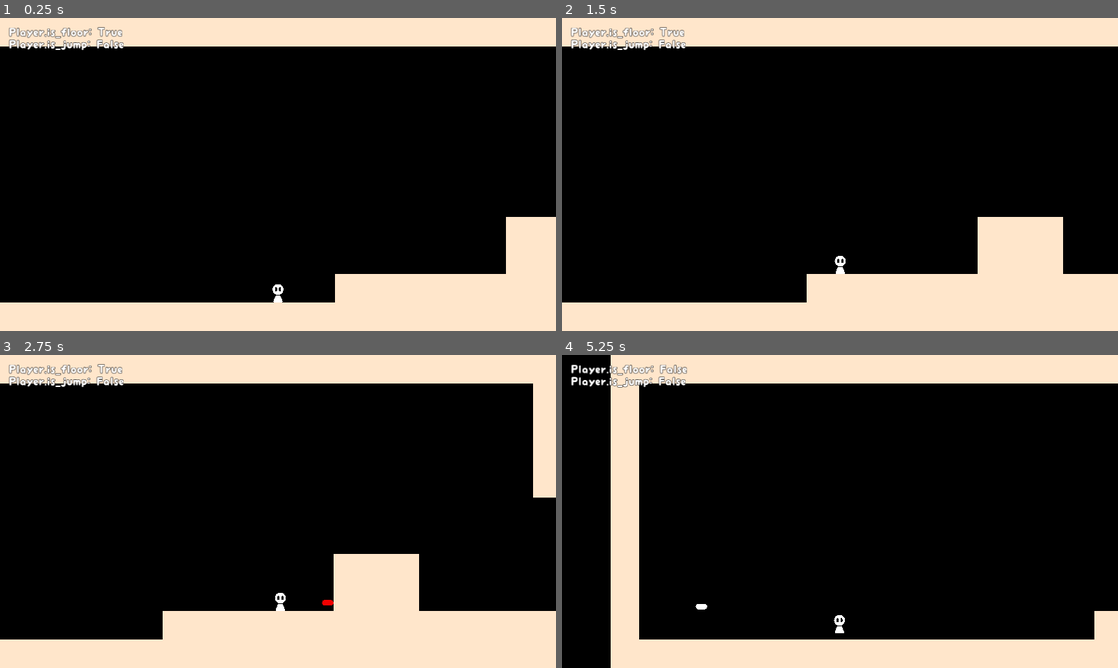
Above: before the commit, frames 1-4 (two rows, left to right).
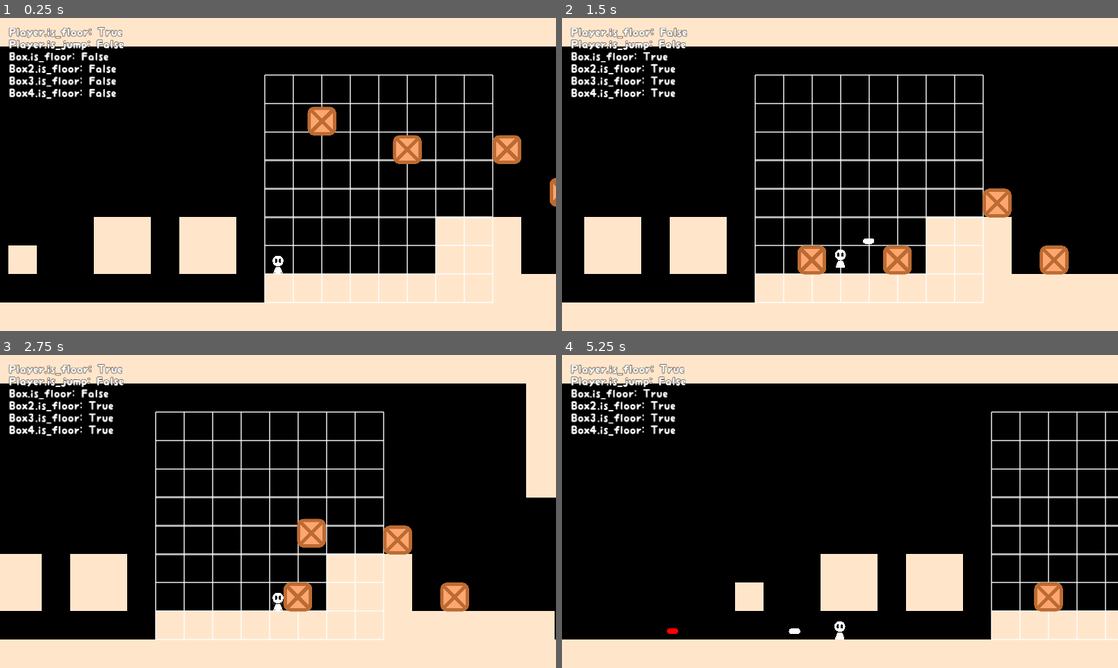
Above: after the commit, the same moments.

Repository: HarmonyHoney/tiny_crate2
Game: Godot game, scene res://src/map/Node2D.tscn
Two runs of this game, one before a commit and one after it. Both use one fixed random seed, a clock stepped at 60 frames per second and the inputs below. The engine's default icon, where the game draws it, is replaced by a stand-in: a white triangle on a blue panel in a dark square.
Inputs:
- Up to frame 1 (0.25 s): no input
- Up to frame 2 (1.5 s): tap Enter at 0.5 s; hold Right (right) 0.53-1.28 s; hold C (action, bound only before the commit) 0.53-1.28 s; tap Space (jump) at 0.77 s; tap V (shoot, bound only after the commit) at 0.8, 1.35 s; hold Down (down) from 1.28 s (still down)
- Up to frame 3 (2.75 s): tap Space (jump) at 1.52 s; tap C (action, bound only before the commit) at 1.55 s; release Down (down) at 2.03 s; hold Right (right) from 2.03 s (still down); hold C (action, bound only before the commit) from 2.03 s (still down); tap V (shoot, bound only after the commit) at 2.3 s
- Up to frame 4 (5.25 s): release Right (right) at 2.78 s; release C (action, bound only before the commit) at 2.78 s; hold Up (up) 2.78-3.53 s; tap V (shoot, bound only after the commit) at 2.85 s; tap Space (jump) at 3.02, 3.77, 4.52 s; tap C (action, bound only before the commit) at 3.05, 4.35 s; hold V (shoot, bound only after the commit) 3.53-4.28 s; hold Left (left) 3.53-5.03 s; tap R at 3.6 s; hold Down (down) from 5.03 s (still down); hold V (shoot, bound only after the commit) from 5.03 s (still down)

The runs differ from the first frame. In frame 1, 14% of the frame differs, in the area x 1-100%, y 10-92%; in frame 2, 14%; in frame 3, 11%; in frame 4, 15%, in the area x 0-100%, y 0-100%.

Commit message:
progress!(:

Diff:
--- a/project.godot
+++ b/project.godot
@@ -78,9 +78,14 @@
 , Object(InputEventKey,"resource_local_to_scene":false,"resource_name":"","device":0,"alt":false,"shift":false,"control":false,"meta":false,"command":false,"pressed":false,"scancode":88,"physical_scancode":0,"unicode":0,"echo":false,"script":null)
  ]
 }
-action={
+grab={
 "deadzone": 0.5,
 "events": [ Object(InputEventKey,"resource_local_to_scene":false,"resource_name":"","device":0,"alt":false,"shift":false,"control":false,"meta":false,"command":false,"pressed":false,"scancode":67,"physical_scancode":0,"unicode":0,"echo":false,"script":null)
+ ]
+}
+shoot={
+"deadzone": 0.5,
+"events": [ Object(InputEventKey,"resource_local_to_scene":false,"resource_name":"","device":0,"alt":false,"shift":false,"control":false,"meta":false,"command":false,"pressed":false,"scancode":86,"physical_scancode":0,"unicode":0,"echo":false,"script":null)
  ]
 }
 
@@ -89,6 +94,7 @@
 2d_physics/layer_1="solid"
 2d_physics/layer_2="player"
 2d_physics/layer_3="bullet"
+2d_physics/layer_4="box"
 
 [physics]
 
--- /dev/null
+++ b/src/actor/Box.gd
@@ -0,0 +1,129 @@
+extends KinematicBody2D
+
+var is_move := true
+var velocity := Vector2.ZERO
+export var rise_gravity := 1000.0
+export var fall_gravity := 1000.0
+
+var is_floor := false
+var last_floor := false
+export var floor_accel := 12.0
+var floor_clock := 0.0
+export var snap_time := 0.3
+
+var is_grab := false
+var grab_node : KinematicBody2D = null
+var is_pickup_squish := false
+var pickup_ease := EaseMover.new(0.2)
+export var pickup_squish := Vector2.ONE * 0.8
+
+onready var sprite := $Sprite
+
+var is_snap := false
+var snap_ease := EaseMover.new(0.2)
+var snap_from := Vector2.ZERO
+
+onready var col_shape := $CollisionShape2D
+
+func _ready():
+	UI.debug.track(self, "is_floor")
+
+	position = position.snapped(Vector2.ONE * 50)
+
+func _physics_process(delta):
+
+	# pickup squish
+	if is_pickup_squish:
+		pickup_ease.count(delta)
+
+		sprite.scale = pickup_squish.linear_interpolate(Vector2.ONE, pickup_ease.frac())
+
+		if pickup_ease.is_complete:
+			is_pickup_squish = false
+
+	if is_snap:
+		snap_ease.count(delta)
+
+		sprite.position = snap_from.linear_interpolate(Vector2.ZERO, snap_ease.smooth())
+
+		if snap_ease.is_complete:
+			is_snap = false
+	elif is_grab:
+		if is_instance_valid(grab_node):
+			var p = grab_node.position.snapped(Vector2.ONE * 50)
+			position = position.linear_interpolate(p, 15.0 * delta)
+	elif is_move:
+		# on floor
+		if is_floor:
+			floor_clock += delta
+
+			# slow down
+			velocity.x = lerp(velocity.x, 0.0, floor_accel * delta)
+
+		# gravity
+		velocity.y += (fall_gravity if velocity.y > 0.0 else rise_gravity) * delta
+
+		# move
+		move(velocity * delta)
+
+		# snap
+		if floor_clock > snap_time and abs(velocity.x) < 20.0:
+			snap()
+			is_move = false
+	else:
+		if !test_move(transform, Vector2.DOWN * 5.0):
+			is_move = true
+
+func move(_vel := Vector2.ZERO):
+	var move_x = Vector2(_vel.x, 0)
+	var is_x = test_move(transform, move_x)
+	move_and_collide(move_x, false)
+
+	# hit x
+	if is_x:
+		velocity.x = 0.0
+
+	var move_y = Vector2(0, _vel.y)
+	var is_y = test_move(transform, move_y)
+	move_and_collide(move_y, false)
+
+	# hit y
+	if is_y:
+		velocity.y = 0.0
+
+	last_floor = is_floor
+	is_floor = is_y and _vel.y > 0.0
+
+	if !last_floor and is_floor:
+		print(name, " hit floor")
+
+	if !is_floor:
+		floor_clock = 0.0
+
+func pickup(other):
+	is_grab = true
+	is_pickup_squish = true
+	pickup_ease.clock = 0.0
+	grab_node = other
+
+func drop():
+	is_grab = false
+	is_move = true
+	is_pickup_squish = true
+	pickup_ease.clock = 0.0
+	floor_clock = 0.0
+
+	#position = grab_node.position.snapped(Vector2.ONE * 50)
+	grab_node = null
+
+func snap():
+	var p = position
+	position = position.snapped(Vector2.ONE * 50)
+	sprite.position = p - position
+	print(name, " snapped ", sprite.position)
+
+	snap_from = sprite.position
+
+	velocity = Vector2.ZERO
+	is_snap = true
+	snap_ease.clock = 0.0
--- /dev/null
+++ b/src/actor/Box.tscn
@@ -0,0 +1,44 @@
+[gd_scene load_steps=4 format=2]
+
+[ext_resource path="res://src/actor/Box.gd" type="Script" id=2]
+
+[sub_resource type="StyleBoxFlat" id=8]
+bg_color = Color( 1, 0.654902, 0.439216, 1 )
+border_width_left = 12
+border_width_top = 12
+border_width_right = 12
+border_width_bottom = 12
+border_color = Color( 0.741176, 0.423529, 0.2, 1 )
+corner_radius_top_left = 22
+corner_radius_top_right = 22
+corner_radius_bottom_right = 22
+corner_radius_bottom_left = 22
+
+[sub_resource type="RectangleShape2D" id=10]
+extents = Vector2( 50, 50 )
+
+[node name="Box" type="KinematicBody2D"]
+z_index = 5
+z_as_relative = false
+script = ExtResource( 2 )
+fall_gravity = 2000.0
+floor_accel = 7.0
+snap_time = 0.225
+
+[node name="Sprite" type="Node2D" parent="."]
+
+[node name="Panel" type="Panel" parent="Sprite"]
+margin_left = -50.0
+margin_top = -50.0
+margin_right = 50.0
+margin_bottom = 50.0
+custom_styles/panel = SubResource( 8 )
+
+[node name="Line2D" type="Line2D" parent="Sprite"]
+rotation = 0.785397
+points = PoolVector2Array( 55, 0, 0, 0, 0, 55, 0, 0, -55, 0, 0, 0, 0, -55 )
+width = 13.0
+default_color = Color( 0.741176, 0.423529, 0.2, 1 )
+
+[node name="CollisionShape2D" type="CollisionShape2D" parent="."]
+shape = SubResource( 10 )
--- a/src/actor/Player.gd
+++ b/src/actor/Player.gd
@@ -12,8 +12,10 @@
 var joy := Vector2.ZERO
 var btnp_jump := false
 var btn_jump := false
-var btnp_action := false
-var btn_action := false
+var btnp_shoot := false
+var btn_shoot := false
+var btnp_grab := false
+var btn_grab := false
 
 var is_jump := false
 var holding_jump := 0.0
@@ -26,12 +28,18 @@
 var jump_clock := 0.0
 var jump_minimum := 0.03
 
-onready var sprite := $Sprite
-
 var bullet_scene = preload("res://src/actor/Bullet.tscn")
 
 var fire_clock := 0.0
 export var fire_rate := 1.0
+
+var pickup_body : KinematicBody2D = null
+onready var area_pickup := $AreaPickup
+export var throw_vel := Vector2(500, -500)
+
+var ignore_body : KinematicBody2D = null
+var is_ignore_end := false
+onready var area_body := $AreaBody
 
 func _ready():
 	solve_jump()
@@ -50,13 +58,15 @@
 	btnp_jump = Input.is_action_just_pressed("jump")
 	btn_jump = Input.is_action_pressed("jump")
 	holding_jump = holding_jump + delta if btn_jump else 0.0
-	btnp_action = Input.is_action_just_pressed("action")
-	btn_action = Input.is_action_pressed("action")
+	btnp_shoot = Input.is_action_just_pressed("shoot")
+	btn_shoot = Input.is_action_pressed("shoot")
+	btnp_grab = Input.is_action_just_pressed("grab")
+	btn_grab = Input.is_action_pressed("grab")
 
 	# dir x
 	if joy.x != 0:
 		dir_x = joy.x
-		sprite.flip_v = dir_x < 0
+		#sprite.flip_v = dir_x < 0
 
 	# on floor
 	if is_floor:
@@ -83,7 +93,6 @@
 	# walking
 	velocity.x = lerp(velocity.x, joy.x * walk_speed , (floor_accel if is_floor else air_accel) * delta)
 
-
 	# gravity
 	velocity.y += (jump_gravity if is_jump else fall_gravity) * delta
 
@@ -93,10 +102,17 @@
 	# shoot
 	fire_clock = min(fire_clock + delta, fire_rate)
 
-	if btn_action:
+	if btn_shoot:
 		if fire_clock == fire_rate:
 			fire_clock = 0.0
 			shoot()
+
+	# grab
+	if btnp_grab:
+		if pickup_body == null:
+			grab()
+		else:
+			drop()
 
 func shoot():
 	var b = bullet_scene.instance()
@@ -129,3 +145,51 @@
 	jump_gravity = (2 * jump_height) / pow(jump_time, 2)
 	jump_speed = jump_gravity * jump_time
 	fall_gravity = jump_gravity * 2.0
+
+func grab():
+	# find clostest box
+	var d = 1000.0
+	for i in area_pickup.get_overlapping_bodies():
+		var dt = position.distance_to(i.position)
+		if dt < d:
+			pickup_body = i
+			d = dt
+
+	# pickup
+	if is_instance_valid(pickup_body):
+		set_ignore(pickup_body)
+		pickup_body.pickup(self)
+		print(pickup_body.name)
+
+func drop():
+	print("drop")
+
+	is_ignore_end = true
+	pickup_body.set_physics_process(true)
+	pickup_body.drop()
+
+	# drop
+	if joy.y == 1:
+		pass
+	# throw
+	else:
+		var tv = Vector2(max(throw_vel.x, abs(velocity.x)) * dir_x, min(throw_vel.y, velocity.y))
+		pickup_body.velocity = tv
+
+	pickup_body = null
+
+func set_ignore(body):
+	ignore_body = body
+	add_collision_exception_with(body)
+	body.add_collision_exception_with(self)
+	is_ignore_end = false
+
+func clear_ignore():
+	remove_collision_exception_with(ignore_body)
+	ignore_body.remove_collision_exception_with(self)
+	ignore_body = null
+
+func _on_BodyArea_body_exited(body):
+	if is_ignore_end and body == ignore_body:
+		is_ignore_end = false
+		clear_ignore()
--- a/src/actor/Player.tscn
+++ b/src/actor/Player.tscn
@@ -1,27 +1,34 @@
-[gd_scene load_steps=5 format=2]
+[gd_scene load_steps=6 format=2]
 
-[ext_resource path="res://icon.png" type="Texture" id=1]
 [ext_resource path="res://src/actor/Player.gd" type="Script" id=2]
 
-[sub_resource type="RectangleShape2D" id=3]
-extents = Vector2( 30, 30 )
+[sub_resource type="RectangleShape2D" id=8]
+extents = Vector2( 20, 30 )
+
+[sub_resource type="RectangleShape2D" id=9]
+extents = Vector2( 20, 30 )
 
 [sub_resource type="Curve" id=4]
 _data = [ Vector2( 0, 0.436364 ), 0.0, 0.563636, 0, 1, Vector2( 1, 1 ), 0.563636, 0.0, 1, 0 ]
 
+[sub_resource type="RectangleShape2D" id=5]
+extents = Vector2( 100, 100 )
+
 [node name="Player" type="KinematicBody2D"]
+z_index = 10
+z_as_relative = false
 collision_layer = 2
 script = ExtResource( 2 )
 fire_rate = 0.7
+throw_vel = Vector2( 400, -550 )
 
 [node name="CollisionShape2D" type="CollisionShape2D" parent="."]
-shape = SubResource( 3 )
+shape = SubResource( 8 )
 
-[node name="Sprite" type="Sprite" parent="."]
-visible = false
-rotation = 1.5708
-scale = Vector2( 1.25, 1.25 )
-texture = ExtResource( 1 )
+[node name="AreaBody" type="Area2D" parent="."]
+
+[node name="CollisionShape2D" type="CollisionShape2D" parent="AreaBody"]
+shape = SubResource( 9 )
 
 [node name="Image" type="Node2D" parent="."]
 
@@ -80,3 +87,13 @@
 width = 23.0
 width_curve = SubResource( 4 )
 default_color = Color( 1, 1, 1, 1 )
+
+[node name="AreaPickup" type="Area2D" parent="."]
+visible = false
+collision_layer = 0
+collision_mask = 8
+
+[node name="CollisionShape2D" type="CollisionShape2D" parent="AreaPickup"]
+shape = SubResource( 5 )
+
+[connection signal="body_exited" from="AreaBody" to="." method="_on_BodyArea_body_exited"]
--- /dev/null
+++ b/src/map/DrawGrid.gd
@@ -0,0 +1,22 @@
+extends Node2D
+
+export var lines := Vector2(8, 8)
+
+export var width := 5.0
+
+func _ready():
+	position = position.snapped(Vector2.ONE * 100)
+
+func _draw():
+	# offset
+	var o = (lines * 100.0) / 2.0
+
+	# vertical
+	for x in lines.y + 1:
+		var p = Vector2(x * 100, 0) - o
+		draw_line(p, p + Vector2(0, lines.y * 100), Color(1.0, 1.0, 1.0, 0.7), width)
+
+	# horizontal
+	for y in lines.x + 1:
+		var p = Vector2(0, y * 100) - o
+		draw_line(p, p + Vector2(lines.x * 100, 0), Color(1.0, 1.0, 1.0, 0.7), width)
--- a/src/map/Node2D.tscn
+++ b/src/map/Node2D.tscn
@@ -1,9 +1,11 @@
-[gd_scene load_steps=8 format=2]
+[gd_scene load_steps=10 format=2]
 
 [ext_resource path="res://media/image/white_square_100x.png" type="Texture" id=1]
 [ext_resource path="res://src/actor/Player.tscn" type="PackedScene" id=2]
+[ext_resource path="res://src/actor/Box.tscn" type="PackedScene" id=3]
 [ext_resource path="res://media/image/spikes.png" type="Texture" id=4]
 [ext_resource path="res://src/actor/Cam.gd" type="Script" id=5]
+[ext_resource path="res://src/map/DrawGrid.gd" type="Script" id=6]
 
 [sub_resource type="ConvexPolygonShape2D" id=1]
 points = PoolVector2Array( 100, 100, 0, 100, 0, 0, 100, 0 )
@@ -55,7 +57,7 @@
 cell_size = Vector2( 100, 100 )
 cell_custom_transform = Transform2D( 100, 0, 0, 100, 0, 0 )
 format = 1
-tile_data = PoolIntArray( -12, -1073741824, 0, -11, -1073741 …(2216 unchanged characters)… , 327719, 0, 0, 458740, -1073741824, 0, 393227, -1610612736, 0, 393228, -1610612736, 0, 393229, -1610612736, 0, 393248, 1610612736, 0, 393249, 1610612736, 0, 393250, 1610612736, 0, 393251, 1610612736, 0, 393255, 0, 0, 524276, -1073741824, 0, 458763, -1610612736, 0, 458764, -16 …(1183 unchanged characters)…
+tile_data = PoolIntArray( -12, -1073741824, 0, -11, -1073741 …(2216 unchanged characters)… , 327719, 0, 0, 458740, -1073741824, 0, 458751, 0, 0, 393216, 0, 0, 393218, 0, 0, 393219, 0, 0, 393227, -1610612736, 0, 393228, -1610612736, 0, 393229, -1610612736, 0, 393248, 1610612736, 0, 393249, 1610612736, 0, 393250, 1610612736, 0, 393251, 1610612736, 0, 393255, 0, 0, 524276, -1073741824, 0, 524284, 0, 0, 524287, 0, 0, 458752, 0, 0, 458754, 0, 0, 458755, 0, 0, 458763, -1610612736, 0, 458764, -16 …(1183 unchanged characters)…
 
 [node name="SpikeMap" type="TileMap" parent="."]
 visible = false
@@ -64,6 +66,10 @@
 cell_custom_transform = Transform2D( 100, 0, 0, 100, 0, 0 )
 format = 1
 tile_data = PoolIntArray( 65525, 1610612736, 0, 65526, 1610612736, 0, 65527, 1610612736, 0, 65528, 1610612736, 0, 65529 …(1179 unchanged characters)…
+
+[node name="DrawGrid" type="Node2D" parent="."]
+position = Vector2( 914, 474 )
+script = ExtResource( 6 )
 
 [node name="Camera2D" type="Camera2D" parent="."]
 position = Vector2( 800, 450 )
@@ -76,4 +82,21 @@
 [node name="Actors" type="Node2D" parent="."]
 
 [node name="Player" parent="Actors" instance=ExtResource( 2 )]
-position = Vector2( 300, 850 )
+position = Vector2( 546, 725 )
+fire_rate = 0.2
+
+[node name="Box" parent="Actors" instance=ExtResource( 3 )]
+position = Vector2( 695, 198 )
+collision_layer = 9
+
+[node name="Box2" parent="Actors" instance=ExtResource( 3 )]
+position = Vector2( 985, 287 )
+collision_layer = 9
+
+[node name="Box3" parent="Actors" instance=ExtResource( 3 )]
+position = Vector2( 1368, 294 )
+collision_layer = 9
+
+[node name="Box4" parent="Actors" instance=ExtResource( 3 )]
+position = Vector2( 1571, 440 )
+collision_layer = 9
--- /dev/null
+++ b/src/shader/round_rect.gdshader
@@ -0,0 +1,17 @@
+shader_type canvas_item;
+
+uniform float radius : hint_range(0.0, 0.5) = 0.2;
+
+void fragment(){
+	vec4 c = texture(TEXTURE, UV);
+	vec2 s = sign(UV - vec2(0.5));
+
+	bool is_corner = distance(UV, round(UV)) < radius;
+	bool is_circle = distance(UV, round(UV) - (vec2(radius) * s)) < radius;
+
+	if (is_corner && !is_circle){
+		c.a = 0.0;
+	}
+
+	COLOR = c;
+}
